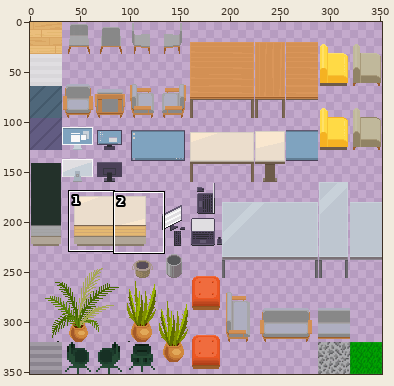
Two versions of one sprite sheet, src/assets/tileset1.png. Above, an overview of the earlier version with the close-up marked.
Close-up. Old version:
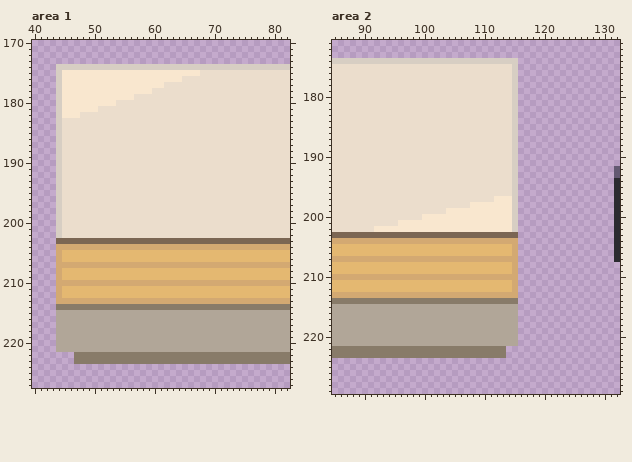
The file is 352x352 pixels. Pixels under 10% opacity are left out. Colours within 5 levels of each other are drawn and written as one. Shown: area 1: x 40..82, y 170..227; area 2: x 85..132, y 171..229. The commit also changed other parts of the picture, which this record leaves out.
The result:
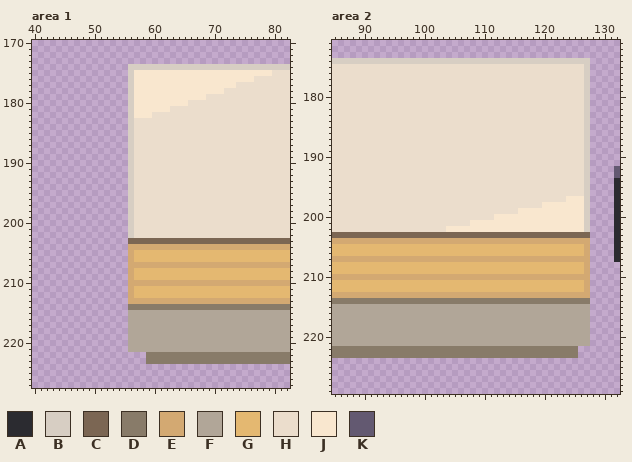
Palette (. is transparent): A #2b2b30  B #d7cec3  C #7b6653  D #887b69  E #d3a972  F #b1a698  G #e4b871  H #ebddcc  J #f9e7cf  K #635971
From old to new:
Changed rows in their new state; - is an unchanged pixel.
Area 1:
first column x 44:
174 ............------------------------
175 ............B-----------JJJJJJJJJJJJ
176 ............B--------JJJJJJJJJJJJ---
177 ............B-----JJJJJJJJJJJJ------
178 ............B---JJJJJJJJJJJJ--------
179 ............BJJJJJJJJJJJJ-----------
180 ............BJJJJJJJJJ--------------
181 ............BJJJJJJ-----------------
182 ............BJJJ--------------------
183 ............B-----------------------
184 ............B-----------------------
185 ............B-----------------------
186 ............B-----------------------
187 ............B-----------------------
188 ............B-----------------------
189 ............B-----------------------
190 ............B-----------------------
191 ............B-----------------------
192 ............B-----------------------
193 ............B-----------------------
194 ............B-----------------------
195 ............B-----------------------
196 ............B-----------------------
197 ............B-----------------------
198 ............B-----------------------
199 ............B-----------------------
200 ............B-----------------------
201 ............B-----------------------
202 ............B-----------------------
203 ............------------------------
204 ............------------------------
205 ............E-----------------------
206 ............E-----------------------
207 ............------------------------
208 ............E-----------------------
209 ............E-----------------------
210 ............------------------------
211 ............E-----------------------
212 ............E-----------------------
213 ............------------------------
214 ............------------------------
215 ............------------------------
216 ............------------------------
217 ............------------------------
218 ............------------------------
219 ............------------------------
220 ............------------------------
221 ............------------------------
222 ---............---------------------
223 ---............---------------------
Area 2:
first column x 92:
174 ------------------------BBBBBBBBBBBB
175 -----------------------HHHHHHHHHHHHB
176 -----------------------HHHHHHHHHHHHB
177 -----------------------HHHHHHHHHHHHB
178 -----------------------HHHHHHHHHHHHB
179 -----------------------HHHHHHHHHHHHB
180 -----------------------HHHHHHHHHHHHB
181 -----------------------HHHHHHHHHHHHB
182 -----------------------HHHHHHHHHHHHB
183 -----------------------HHHHHHHHHHHHB
184 -----------------------HHHHHHHHHHHHB
185 -----------------------HHHHHHHHHHHHB
186 -----------------------HHHHHHHHHHHHB
187 -----------------------HHHHHHHHHHHHB
188 -----------------------HHHHHHHHHHHHB
189 -----------------------HHHHHHHHHHHHB
190 -----------------------HHHHHHHHHHHHB
191 -----------------------HHHHHHHHHHHHB
192 -----------------------HHHHHHHHHHHHB
193 -----------------------HHHHHHHHHHHHB
194 -----------------------HHHHHHHHHHHHB
195 -----------------------HHHHHHHHHHHHB
196 -----------------------HHHHHHHHHHHHB
197 --------------------HHHHHHHHHHHHJJJB
198 ----------------HHHHHHHHHHHHJJJJJJJB
199 ------------HHHHHHHHHHHHJJJJJJJJJJJB
200 --------HHHHHHHHHHHH---JJJJJJJJJJJJB
201 ----HHHHHHHHHHHH-------JJJJJJJJJJJJB
202 HHHHHHHHHHHH-----------JJJJJJJJJJJJB
203 ------------------------CCCCCCCCCCCC
204 ------------------------EEEEEEEEEEEE
205 -----------------------GGGGGGGGGGGGE
206 -----------------------GGGGGGGGGGGGE
207 ------------------------EEEEEEEEEEEE
208 -----------------------GGGGGGGGGGGGE
209 -----------------------GGGGGGGGGGGGE
210 ------------------------EEEEEEEEEEEE
211 -----------------------GGGGGGGGGGGGE
212 -----------------------GGGGGGGGGGGGE
213 ------------------------EEEEEEEEEEEE
214 ------------------------DDDDDDDDDDDD
215 ------------------------FFFFFFFFFFFF
216 ------------------------FFFFFFFFFFFF
217 ------------------------FFFFFFFFFFFF
218 ------------------------FFFFFFFFFFFF
219 ------------------------FFFFFFFFFFFF
220 ------------------------FFFFFFFFFFFF
221 ------------------------FFFFFFFFFFFF
222 ----------------------DDDDDDDDDDDD--
223 ----------------------DDDDDDDDDDDD--
Pixel boxes of the changes (left, top, right, bottom) in both close-ups:
changed: (56, 64, 272, 364)
changed: (374, 58, 590, 358)
